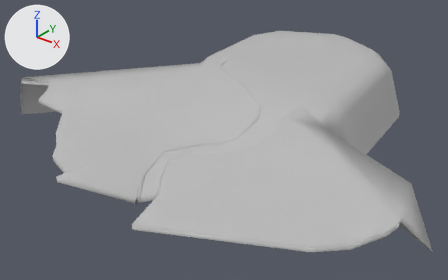
Renders of the FBX model Lighthouse/Assets/Meshes/Environments/Cliff1.fbx from each side of a commit.
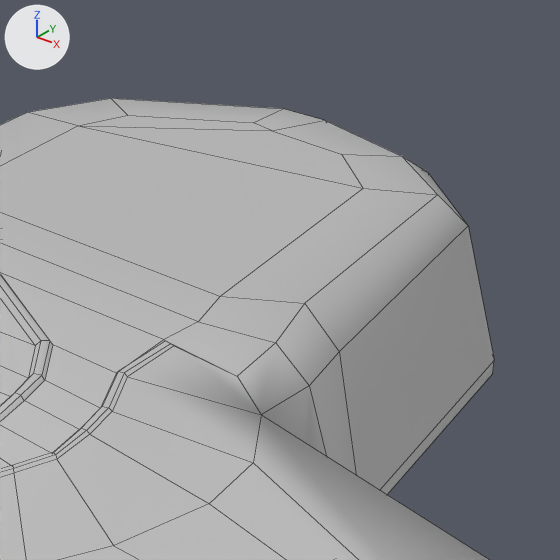
Old and new are each drawn whole from a camera (50 mm lens) standing at (69.5, -114.2, 43.2) and looking at (-2.1, -24.7, -12.4) and again close up on the part from 55% to 94% of the width and 0% to 63% of the height. The lights are fixed; the arrows at upper left show +X, +Y and +Z. The close-ups show mesh edges as thin lines. Where no turn or scale is listed for an object, it has been applied to the vertices.

The older version as bpy lines, for what is in view:
```python
me_mesh = bpy.data.meshes.new('Mesh')
me_mesh.from_pydata(...)  # 224 vertices, 194 faces; spans x -47.2..45.5, y -56.8..29.6, z -12.3..1.0
# faces by material slot: [179, 15]
me_mesh.materials.append(mat_lambert2)  # grey #bcbcbc
me_mesh.materials.append(mat_lambert1)  # grey #bcbcbc
ob_pcube46 = bpy.data.objects.new('pCube46', me_mesh)
ob_pcube46.location = (0.55, -5.75, -0.42)
```
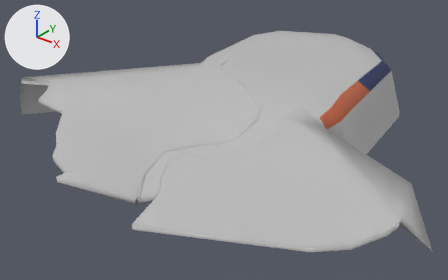
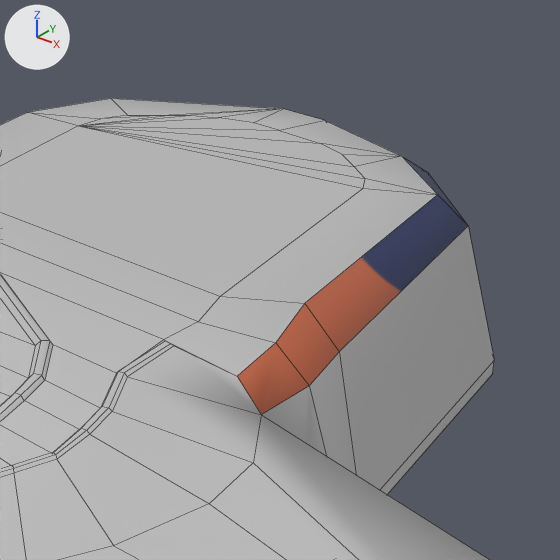
Where the change shows, as pixel boxes (x1, y1, x2, y2) in the close-ups (560 x 560 px):
part 1 of me_mesh, built on
    both: (28, 98, 438, 195)
part 2 of me_mesh, surface changed
    both: (30, 113, 469, 416)
part 3 of me_mesh, recoloured
    both: (237, 156, 468, 414)

What changed in the scene script:
```text
Add img_peterchar_2_10_18__png:
    img_peterchar_2_10_18__png = load_image('PeterChar(2_10_18).png', '../../TEST/Character/player_1_Final.fbm/PeterChar(2_10_18).png', 2048, 2048, 'sRGB')
Add mat_lambert3:
    mat_lambert3 = principled_material('lambert3')
    mat_lambert3.texture = img_peterchar_2_10_18__png
Add mat_lambert4:
    mat_lambert4 = principled_material('lambert4')
    mat_lambert4.base_color = (0.5, 0.5, 0.5)  # grey #bcbcbc
Change me_mesh:
    used by ob_pcube46; location = (0.55, -5.75, -0.42)
    remove me_mesh.from_pydata(...)  # 224 vertices, 194 faces; spans x -47.2..45.5, y -56.8..29.6, z -12.3..1.0
    add me_mesh.from_pydata(...)  # 231 vertices, 208 faces; spans x -47.2..45.5, y -56.8..29.6, z -12.3..1.0
    me_mesh part 1
    6 faces are deleted
    1 vertex moves from x -0.6, y 18.8, z 0.5 to x -0.3, y 19.2, z 0.5
    7 vertices are added at x -12.3..10.1, y 12.8..19.2, z 0.5
    9 new faces join them, mat_lambert1 (grey #bcbcbc)
    11 new faces join them, mat_lambert2 (grey #bcbcbc)
    me_mesh part 2: 63 kept faces spanning x -47.2..45.5, y -50.3..29.6, z -12.3..0.6 get new texture (UV) coordinates
    me_mesh part 3: 9 faces spanning x -19.9..22.0, y -20.4..26.6, z -2.1..1.0 switch from mat_lambert2 (grey #bcbcbc) to mat_lambert3 (picture img_peterchar_2_10_18__png)
    add me_mesh.materials.append(mat_lambert4)  # grey #bcbcbc
```
